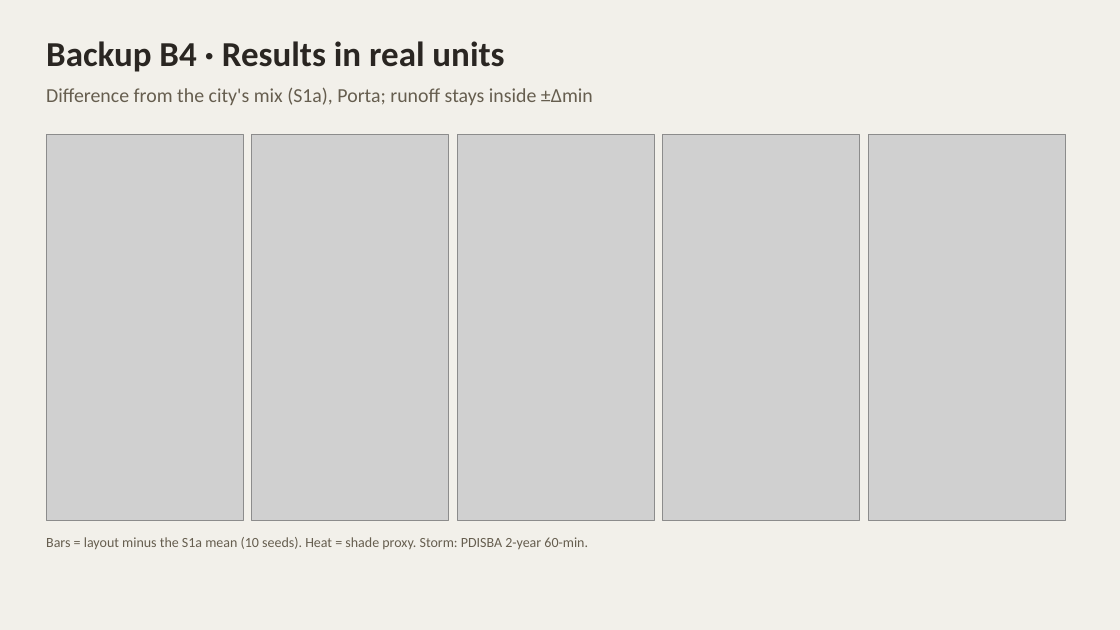
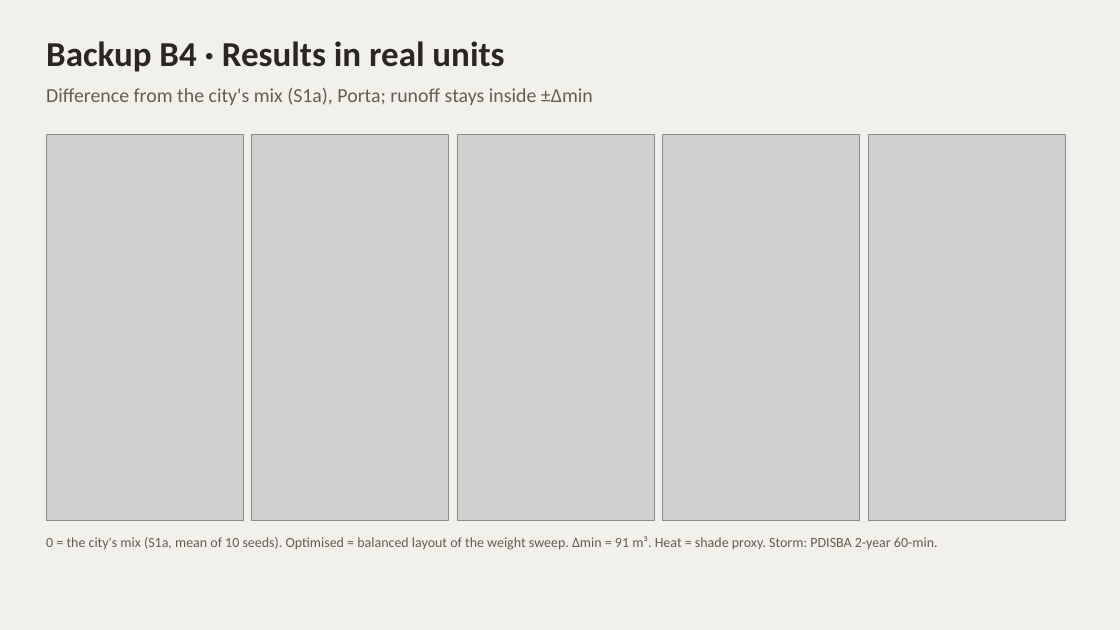
Before and after one commit to giofox96/shade-and-sponge, a slide deck: slide 23 of slides/shade_and_sponge_10nov_google.pptx. Drawn at 1120x630 pixels with LibreOffice and Linux fonts; fonts in the diff are those of the drawing; grey boxes stand for pictures. Boxes give left, top, right and bottom in pixels: in the first picture for what was removed or moved away, otherwise in the second. Text is boxed around its words. In the diff, an @@ line names an element or a change of style, - is before the commit and + after.

```diff
--- a/slides/shade_and_sponge_10nov_google.pptx
+++ b/slides/shade_and_sponge_10nov_google.pptx
@@ text at bbox=[46, 536, 938, 550]: text changed @@
-Bars = layout minus the S1a mean (10 seeds). Heat = shade proxy. Storm: PDISBA 2-year 60-min.
+0 = the city's mix (S1a, mean of 10 seeds). Optimised = balanced layout of the weight sweep. Δmin = 91 m³. Heat = shade proxy. Storm: PDISBA 2-year 60-min.
```
Also in this commit, not shown: 2 other files.
